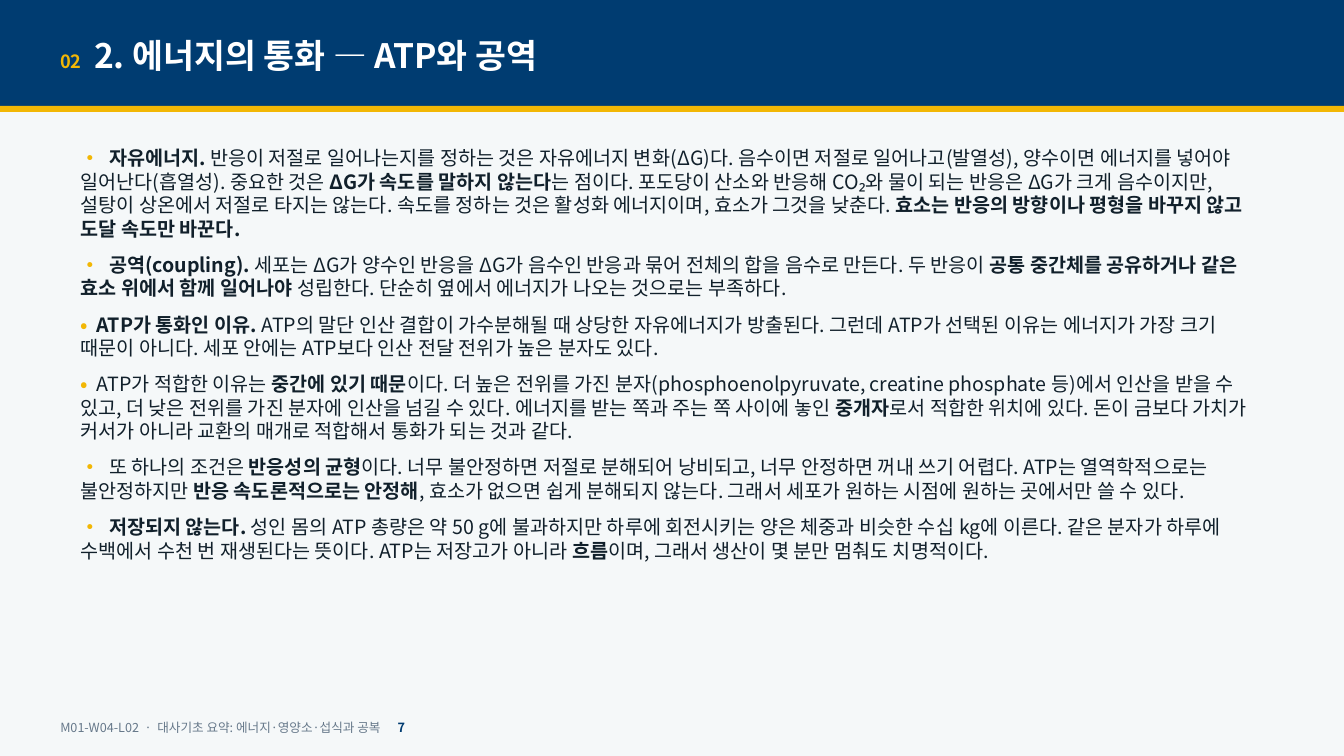
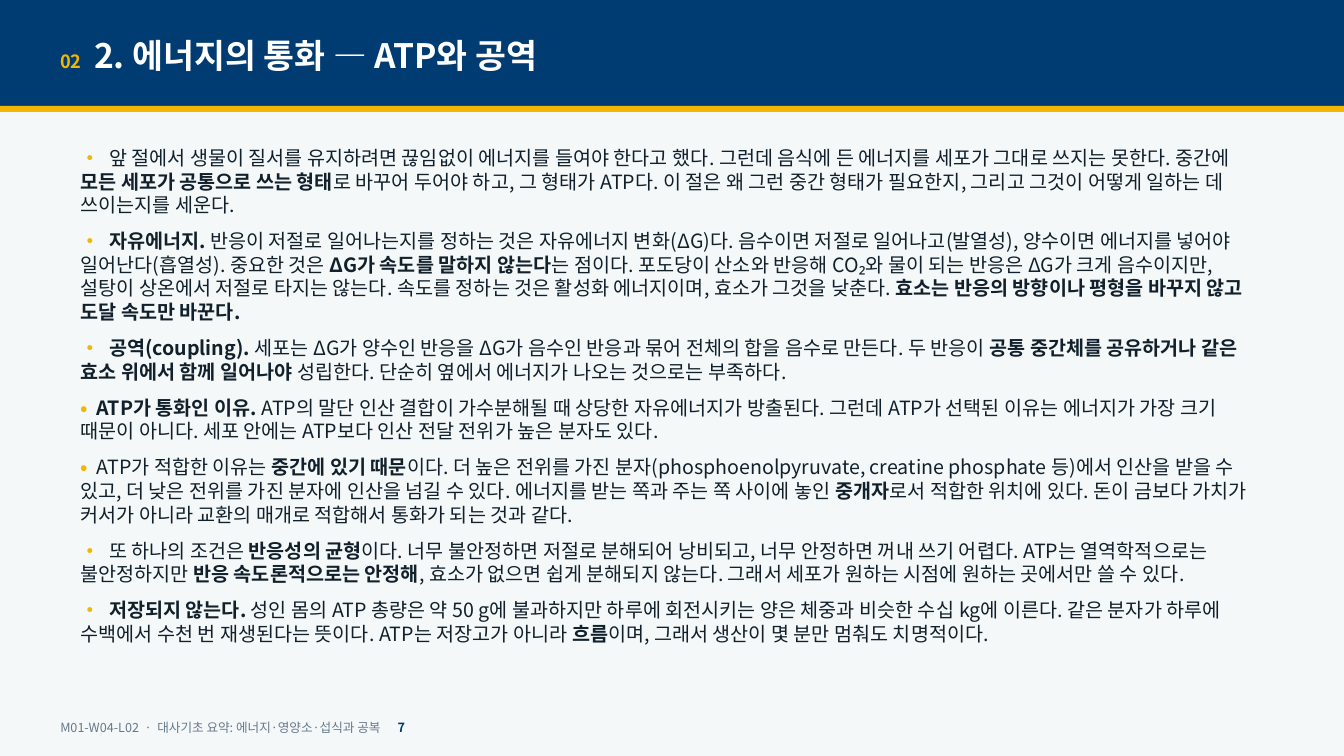
Before and after one commit to hoperiasd2/hoperiasd2.github.io, a slide deck: slide 7 of curriculum/M01/W04/L02/slides.pptx. Drawn at 1344x756 pixels with LibreOffice and Linux fonts; fonts in the diff are those of the drawing. Boxes give left, top, right and bottom in pixels: in the first picture for what was removed or moved away, otherwise in the second. Text is boxed around its words. In the diff, an @@ line names an element or a change of style, - is before the commit and + after.

```diff
--- a/curriculum/M01/W04/L02/slides.pptx
+++ b/curriculum/M01/W04/L02/slides.pptx
@@ text at (80, 148, 1230, 214): paragraph added @@
+• 앞 절에서 생물이 질서를 유지하려면 끊임없이 에너지를 들여야 한다고 했다. 그런데 음식에 든 에너지를 세포가 그대로 쓰지는 못한다. 중간에 모든 세포가 공통으로 쓰는 형태로 바꾸어 두어야 하고, 그 형태가 ATP다. 이 절은 왜 그런 중간 형태가 필요한지, 그리고 그것이 어떻게 일하는 데 쓰이는지를 세운다.
```
Also in this commit, not shown: 7 other slides changed, 21 other files.
